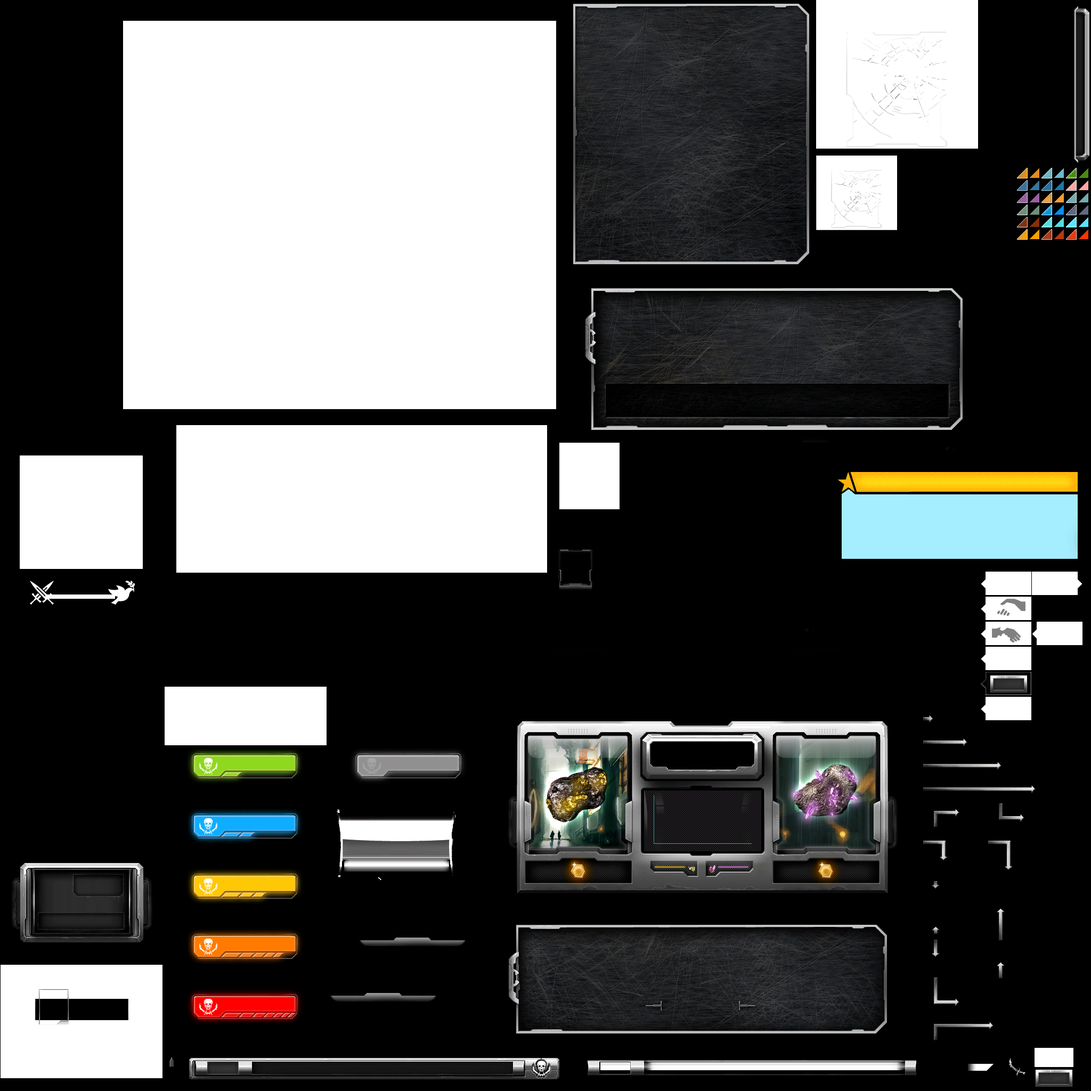
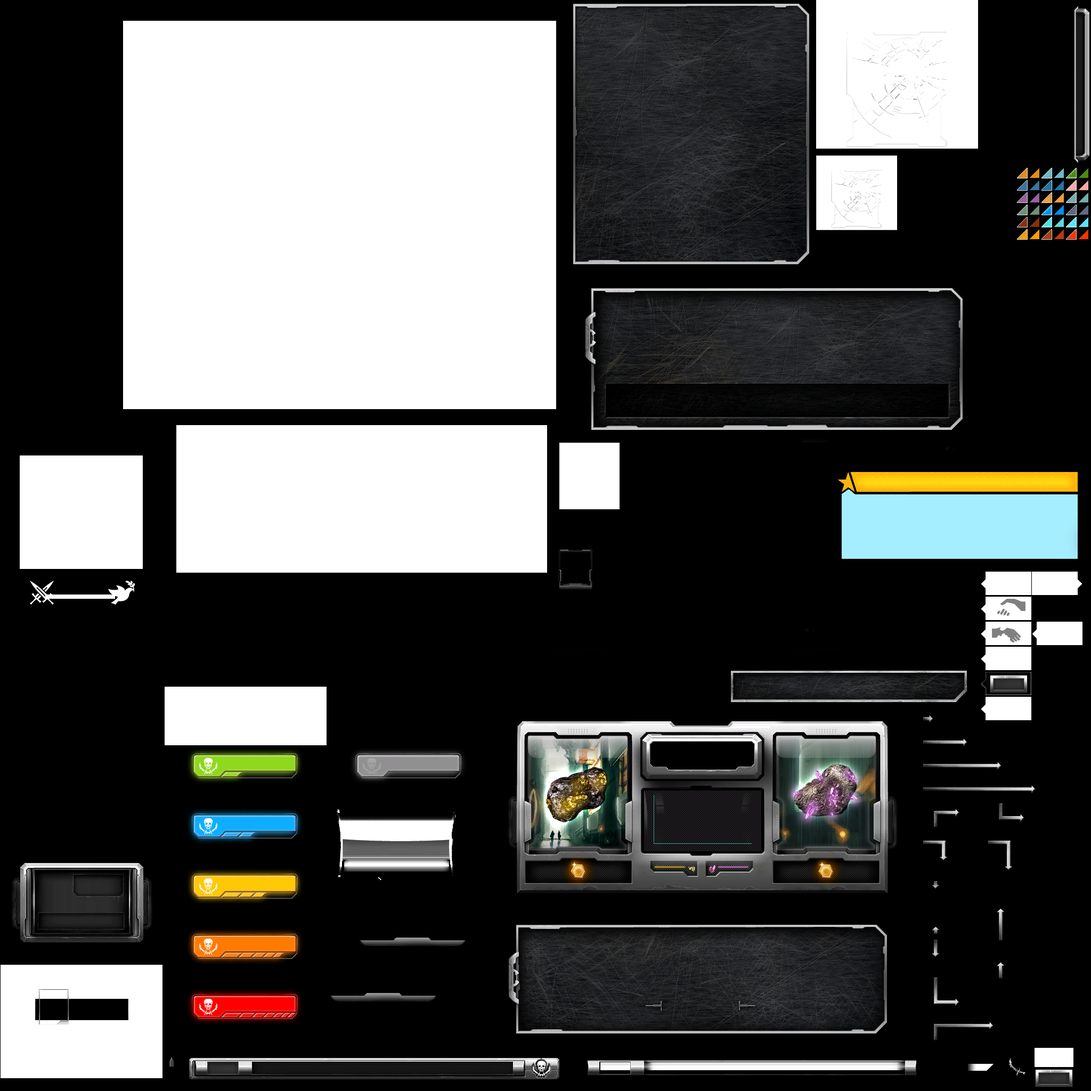
Before/after of a 1091×1091 layered artwork. What changed in the layer stack:
added layer "Layer 16" above "Layer 5" over [731, 670, 968, 703]
